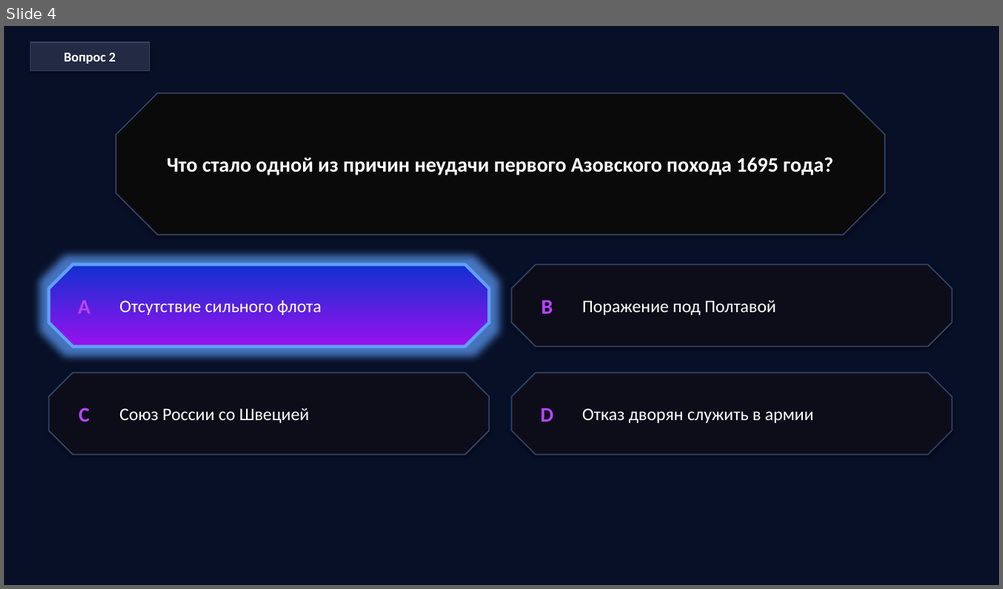
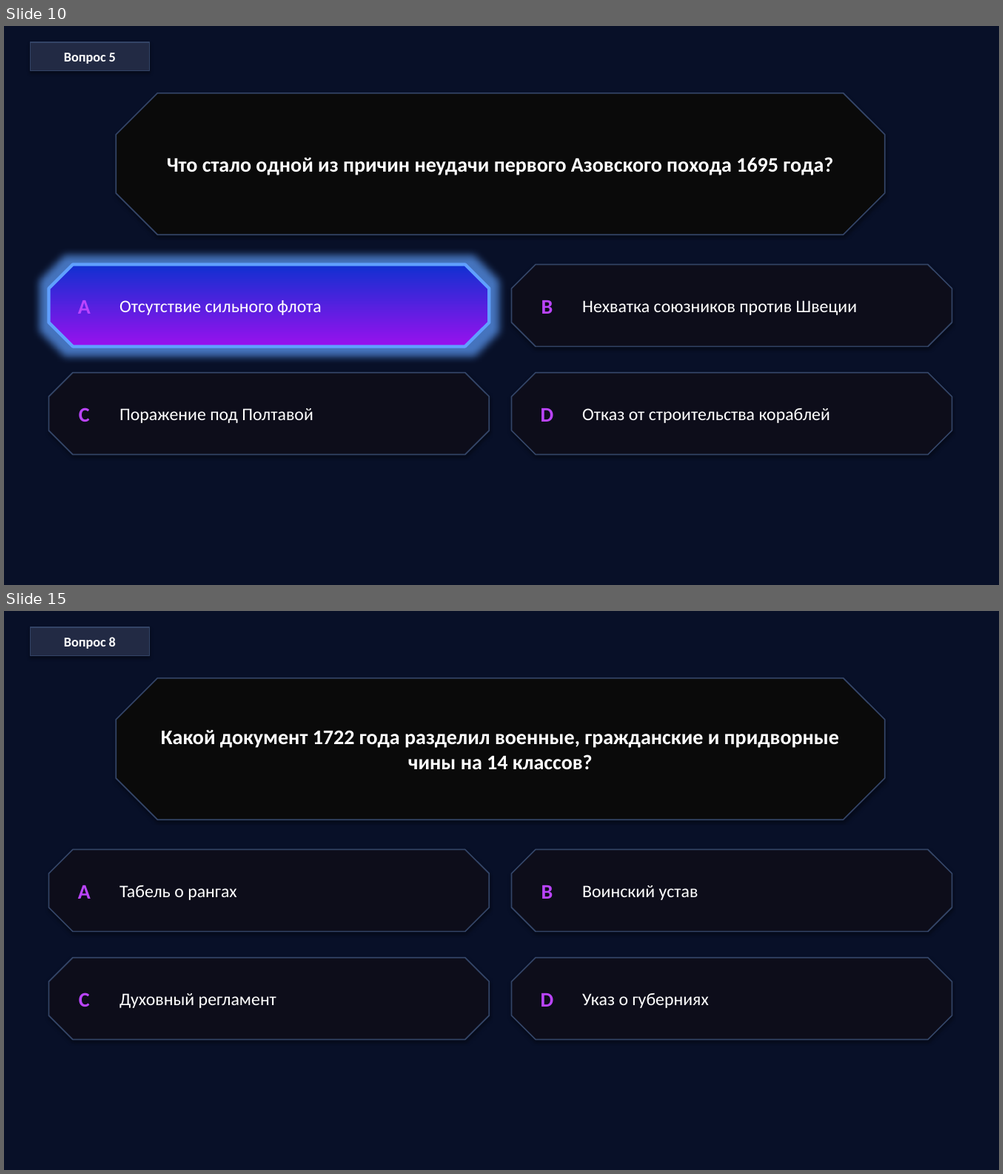
Before and after one commit to bk-ru/quizcraft, a slide deck: mockups/compact-workspace/data/demo-export.pptx. Shown one above the other, each under a label of ours: slide 4 before the commit, slides 10 and 15 after it; the slides between them are not shown. The pictures are 1003x589 and 1003x1174 pixels, drawn with LibreOffice and Linux fonts; fonts in the diff are those of the drawing. Boxes give left, top, right and bottom in pixels: in the first picture for what was removed or moved away, otherwise in the second. Text is boxed around its words. In the diff, an @@ line names an element or a change of style, - is before the commit and + after.

```diff
--- a/mockups/compact-workspace/data/demo-export.pptx
+++ b/mockups/compact-workspace/data/demo-export.pptx
@@ slide 15 added at (4,611,999,1170), background #081028 @@
@@ rectangle added at (30,627,150,655), fill #222A44, outline #334466 1 pt, 13 pt, text #FFFFFF, bold @@
+Вопрос 8
@@ octagon added at (116,678,885,820), fill #0A0A0A, outline #334466 1.2 pt, 20 pt, text #FFFFFF, bold @@
+Какой документ 1722 года разделил военные, гражданские и придворные чины на 14 классов?
@@ octagon added at (48,850,489,932), fill #0D0D1A, outline #334466 1.2 pt @@
@@ octagon added at (512,850,951,932), fill #0D0D1A, outline #334466 1.2 pt @@
@@ text added at (78,886,91,899), 20 pt, text #BB44FF, bold @@
+A
@@ text added at (119,886,237,900), 17 pt, text #FFFFFF @@
+Табель о рангах
@@ text added at (541,886,553,899), 20 pt, text #BB44FF, bold @@
+B
@@ text added at (582,886,698,900), 17 pt, text #FFFFFF @@
+Воинский устав
@@ octagon added at (48,958,489,1040), fill #0D0D1A, outline #334466 1.2 pt @@
@@ octagon added at (512,958,951,1040), fill #0D0D1A, outline #334466 1.2 pt @@
@@ text added at (79,993,90,1007), 20 pt, text #BB44FF, bold @@
+C
@@ text added at (119,994,276,1008), 17 pt, text #FFFFFF @@
+Духовный регламент
@@ text added at (540,994,554,1007), 20 pt, text #BB44FF, bold @@
+D
@@ text added at (582,994,708,1008), 17 pt, text #FFFFFF @@
+Указ о губерниях
@@ what was slide 4 is now slide 10 @@
@@ slide 10 changed as well @@
@@ text in rectangle at (64,53,116,64): text changed @@
-Вопрос 2
+Вопрос 5
@@ text at (582,301,857,315): text changed @@
-Поражение под Полтавой
+Нехватка союзников против Швеции
@@ text at (119,409,313,423): text changed @@
-Союз России со Швецией
+Поражение под Полтавой
@@ text at (582,409,830,423): text changed @@
-Отказ дворян служить в армии
+Отказ от строительства кораблей
```
Also in this commit, not shown: 13 other slides changed, 85 other slides added, 6 slides removed, 2 other files.
